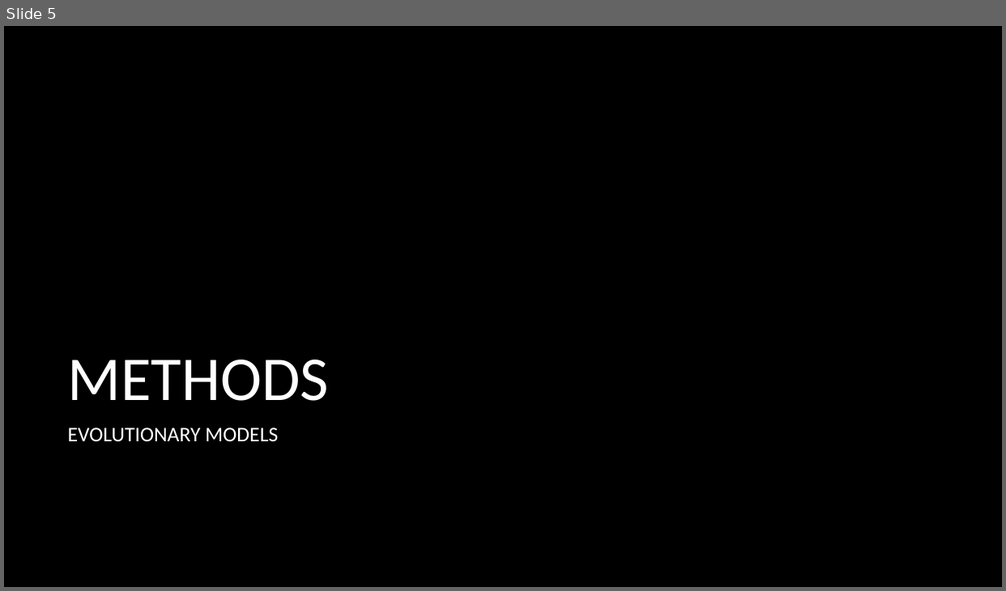
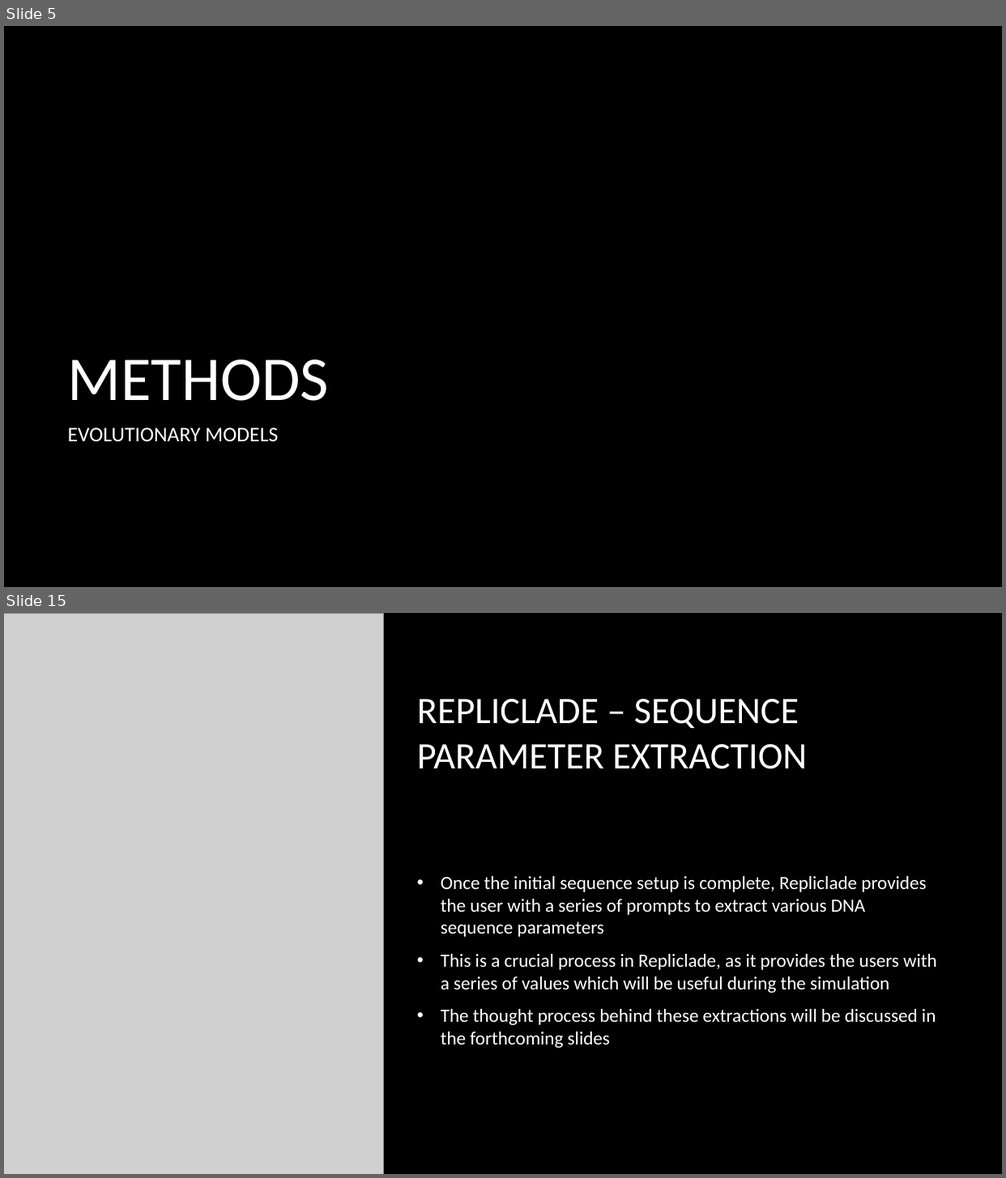
Before and after one commit to hakidehari/RepliClade, a slide deck: Repliclade_final/Repliclade.pptx. Shown one above the other, each under a label of ours: slide 5 before the commit, slides 5 and 15 after it; the slides between them are not shown. The pictures are 1006x591 and 1006x1178 pixels, drawn with LibreOffice and Linux fonts; fonts in the diff are those of the drawing; grey boxes stand for pictures; background and template pictures are left out. Boxes give left, top, right and bottom in pixels: in the first picture for what was removed or moved away, otherwise in the second. Text is boxed around its words. In the diff, an @@ line names an element or a change of style, - is before the commit and + after.

```diff
--- a/Repliclade_final/Repliclade.pptx
+++ b/Repliclade_final/Repliclade.pptx
@@ slide 15 added at (4, 613, 1002, 1174), background picture (left out) @@
@@ picture added at (4, 613, 384, 1174) @@
@@ title added at (417, 699, 807, 769), 36 pt, text #FFFFFF @@
+REPLICLADE – SEQUENCE PARAMETER EXTRACTION
@@ text added at (441, 876, 937, 1048), 18 pt, text #FFFFFF @@
+• Once the initial sequence setup is complete, Repliclade provides the user with a series of prompts to extract various DNA sequence parameters
+• This is a crucial process in Repliclade, as it provides the users with a series of values which will be useful during the simulation
+• The thought process behind these extractions will be discussed in the forthcoming slides
```
Also in this commit, not shown: 5 slides changed, 14 other slides added, 2 other files.
